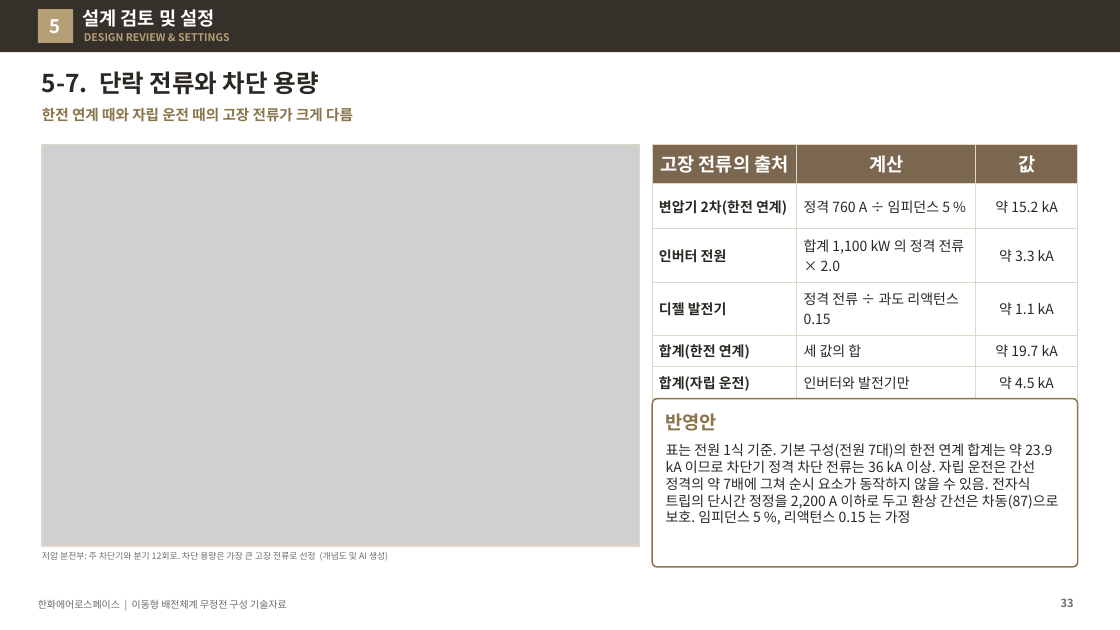
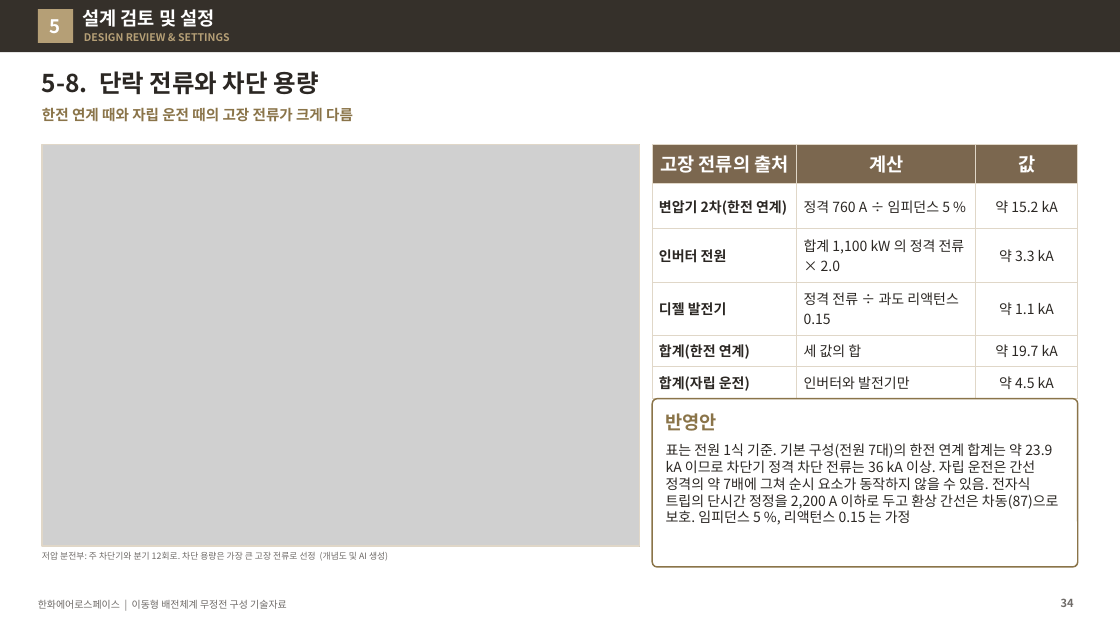
Before and after one commit to byunjd112-hue/headroom, a slide deck: slide 34 of mobile_ems/docs/out/IFPS_이동형배전체계_무정전구성_기술자료_Rev72.pptx (slide 33 before the commit). Drawn at 1120x630 pixels with LibreOffice and Linux fonts; fonts in the diff are those of the drawing; grey boxes stand for pictures. Boxes give left, top, right and bottom in pixels: in the first picture for what was removed or moved away, otherwise in the second. Text is boxed around its words. In the diff, an @@ line names an element or a change of style, - is before the commit and + after.

```diff
--- a/mobile_ems/docs/out/IFPS_이동형배전체계_무정전구성_기술자료_Rev72.pptx
+++ b/mobile_ems/docs/out/IFPS_이동형배전체계_무정전구성_기술자료_Rev72.pptx
@@ title at (42, 71, 318, 94): text changed @@
-5-7. 단락 전류와 차단 용량
+5-8. 단락 전류와 차단 용량
@@ page number at (1061, 598, 1074, 607): text changed @@
-33
+34
```
Also in this commit, not shown: 15 other slides changed, 1 slide added, 5 other files.
